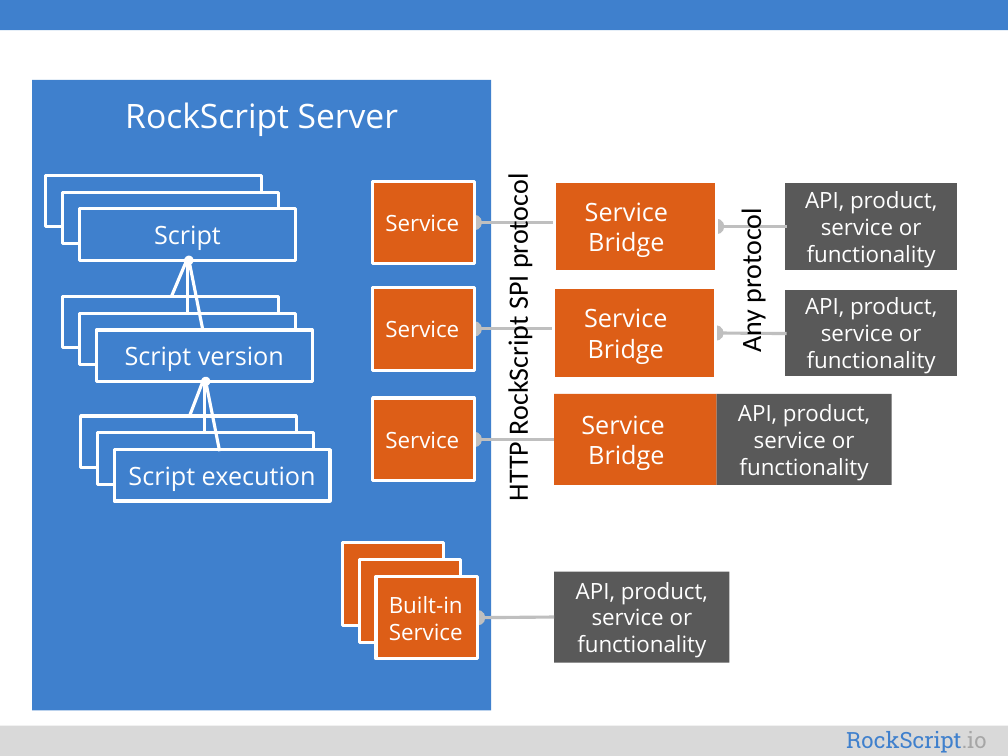
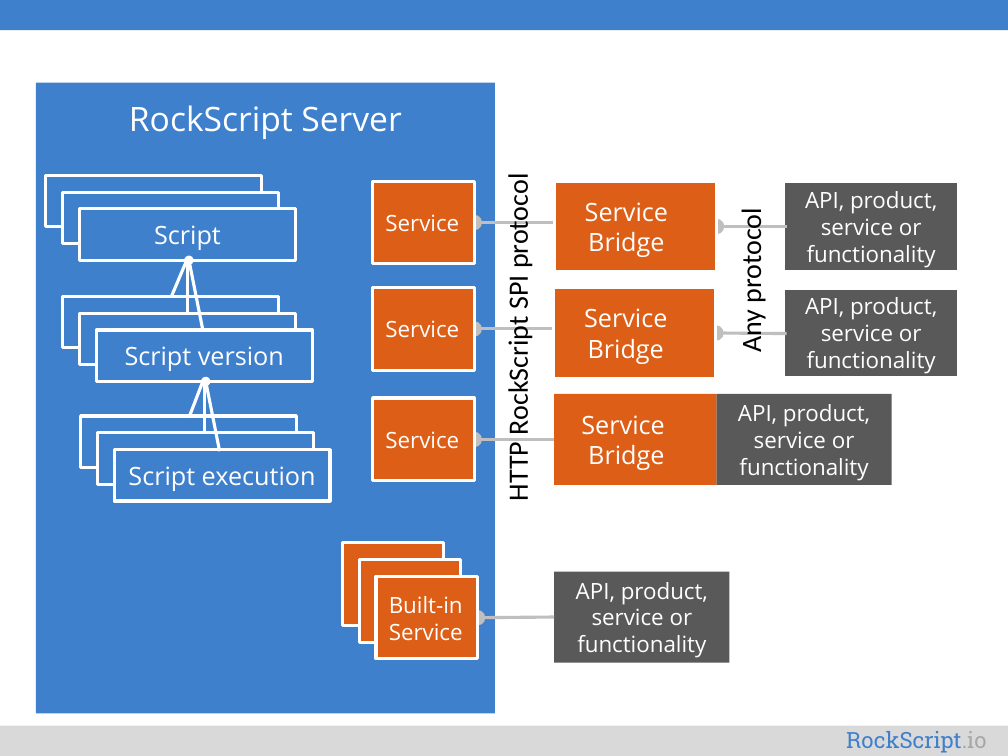
Before and after one commit to rockscript/rockscript, a slide deck: slide 1 of docs/diagrams.pptx. Drawn at 1008x756 pixels with LibreOffice and Linux fonts; fonts in the diff are those of the drawing. Boxes give left, top, right and bottom in pixels: in the first picture for what was removed or moved away, otherwise in the second. Text is boxed around its words. In the diff, an @@ line names an element or a change of style, - is before the commit and + after.

```diff
--- a/docs/diagrams.pptx
+++ b/docs/diagrams.pptx
@@ rectangle "RockScript Server": place and size @@
-rectangle "RockScript Server" at [32, 80, 491, 711]
+rectangle "RockScript Server" at [36, 83, 495, 714]
```
Also in this commit, not shown: 2 slides added, 29 other files.
